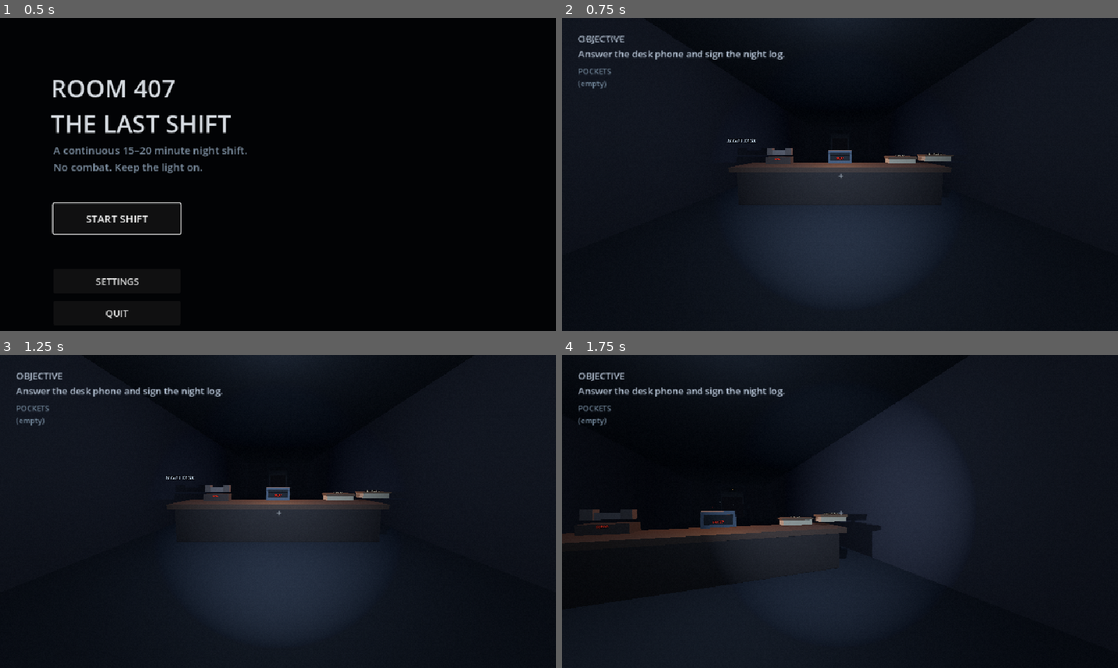
Above: before the commit, frames 1-4 (two rows, left to right).
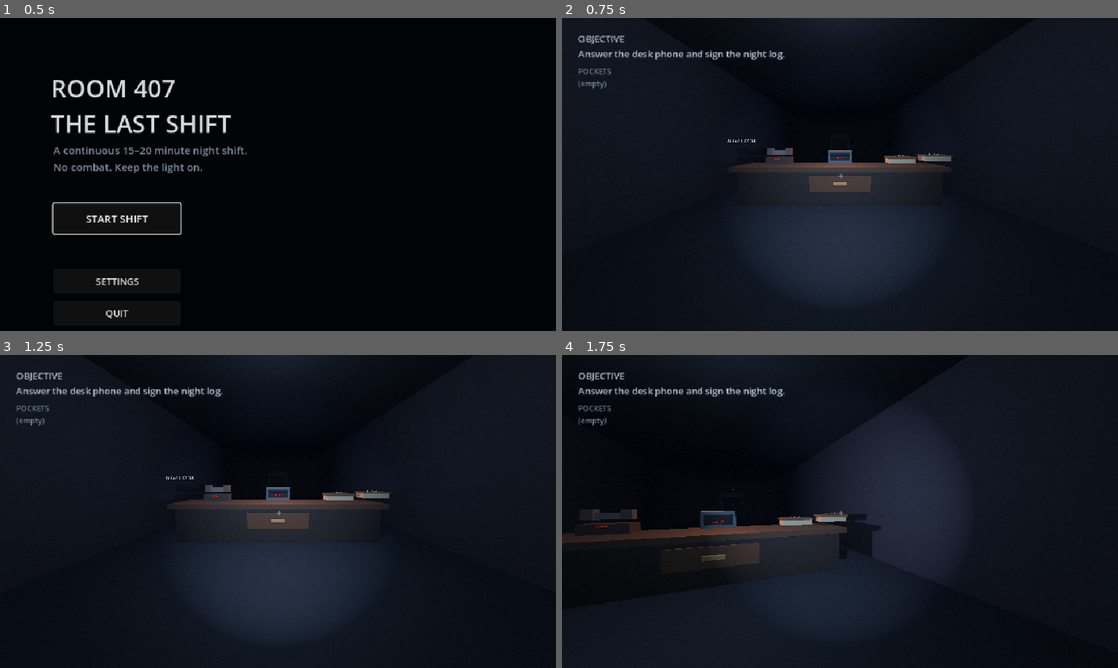
Above: after the commit, the same moments.

Repository: JasonTM17/Horror_Game_Funny
Game: Godot game, scene res://scenes/boot/boot.tscn
Two runs of this game, one before a commit and one after it. Both use one fixed random seed, a clock stepped at 60 frames per second and the inputs below.
Inputs (mouse positions are in pixels of both pictures, inside the frame that each line leads up to):
- Up to frame 1 (0.5 s): no input
- Up to frame 2 (0.75 s): click "START SHIFT" at 0.5 s
- Up to frame 3 (1.25 s): no input
- Up to frame 4 (1.75 s): tap Enter at 1.25 s; move the mouse to (867, 511) at 1.27 s; hold W (move_forward) from 1.28 s (still down); hold E (interact) from 1.28 s (still down)

Frame 1 is identical in both runs. In frame 2, 0.6% of the frame differs, in the area x 44-56%, y 50-56%; in frame 3, 0.6%; in frame 4, 0.4%.

Commit message:
feat(interaction): add environmental responses

Diff:
--- /dev/null
+++ b/scripts/interaction/atmospheric-door-interactable.gd
@@ -0,0 +1,20 @@
+class_name AtmosphericDoorInteractable
+extends Interactable
+
+@export var response_text := "The handle is painted onto the door. It was never meant to open."
+var _tone_id := ""
+
+func _ready() -> void:
+	_tone_id = "atmospheric_door_%d" % get_instance_id()
+
+func interact(actor: Node) -> bool:
+	feedback_text = response_text
+	if not super.interact(actor):
+		return false
+	AudioManager.stop_tone(_tone_id)
+	AudioManager.play_spatial_tone(self, _tone_id, 71.0, 0.24, -18.0)
+	return true
+
+func _exit_tree() -> void:
+	if not _tone_id.is_empty():
+		AudioManager.stop_tone(_tone_id)
--- /dev/null
+++ b/scripts/interaction/drawer-interactable.gd
@@ -0,0 +1,83 @@
+class_name DrawerInteractable
+extends Interactable
+
+@export var open_offset := Vector3(0, 0, 0.62)
+@export_range(0.1, 1.5, 0.05) var motion_duration := 0.45
+@export_range(0.0, 3.0, 0.05) var motion_sweep_radius := 1.45
+@export var open_feedback := "The drawer is empty. 00:07 is scratched into the wood."
+@export var close_feedback := "The drawer slides shut."
+
+var is_open := false
+var _moving := false
+var _closed_position := Vector3.ZERO
+var _tone_id := ""
+var _motion_actor: Node
+var _motion_lock_reason := ""
+
+func _ready() -> void:
+	_closed_position = position
+	_tone_id = "drawer_%d" % get_instance_id()
+
+func get_prompt(actor: Node) -> String:
+	if not interaction_enabled or _cooldown_left > 0.0 or _moving:
+		return ""
+	if _actor_blocks_motion(actor):
+		return "Step back to use drawer"
+	return "[E] Close desk drawer" if is_open else "[E] Open desk drawer"
+
+func interact(actor: Node) -> bool:
+	if not interaction_enabled or _cooldown_left > 0.0 or _moving:
+		return false
+	if _actor_blocks_motion(actor):
+		feedback_text = "Step back before moving the drawer."
+		_cooldown_left = cooldown
+		_play_motion_tone(false)
+		return true
+	var target_open := not is_open
+	_moving = true
+	_cooldown_left = cooldown
+	feedback_text = open_feedback if target_open else close_feedback
+	interacted.emit(actor)
+	_play_motion_tone(target_open)
+	_lock_actor_movement(actor)
+	var target_position := _closed_position + open_offset if target_open else _closed_position
+	var tween := create_tween()
+	tween.tween_property(self, "position", target_position, motion_duration).set_trans(Tween.TRANS_SINE).set_ease(Tween.EASE_IN_OUT)
+	tween.finished.connect(func() -> void:
+		is_open = target_open
+		_moving = false
+		_release_actor_movement()
+	)
+	return true
+
+func _actor_blocks_motion(actor: Node) -> bool:
+	if motion_sweep_radius <= 0.0 or not actor is Node3D or not is_instance_valid(actor):
+		return false
+	var actor_3d := actor as Node3D
+	var horizontal_offset := Vector2(
+		actor_3d.global_position.x - global_position.x,
+		actor_3d.global_position.z - global_position.z
+	)
+	return horizontal_offset.length() < motion_sweep_radius
+
+func _lock_actor_movement(actor: Node) -> void:
+	if not is_instance_valid(actor) or not actor.has_method("set_movement_locked"):
+		return
+	_motion_actor = actor
+	_motion_lock_reason = "drawer_motion_%d" % get_instance_id()
+	_motion_actor.call("set_movement_locked", _motion_lock_reason, true)
+
+func _release_actor_movement() -> void:
+	if is_instance_valid(_motion_actor) and _motion_actor.has_method("set_movement_locked"):
+		_motion_actor.call("set_movement_locked", _motion_lock_reason, false)
+	_motion_actor = null
+	_motion_lock_reason = ""
+
+func _play_motion_tone(opening: bool) -> void:
+	AudioManager.stop_tone(_tone_id)
+	AudioManager.play_spatial_tone(self, _tone_id, 132.0 if opening else 104.0, 0.28, -22.0)
+
+func _exit_tree() -> void:
+	_release_actor_movement()
+	if not _tone_id.is_empty():
+		AudioManager.stop_tone(_tone_id)
--- a/scripts/world/continuous-story-layout.gd
+++ b/scripts/world/continuous-story-layout.gd
@@ -3,6 +3,8 @@
 
 const STORY_SCRIPT := preload("res://scripts/interaction/story-interactable.gd")
 const DOOR_SCRIPT := preload("res://scripts/interaction/door-interactable.gd")
+const DRAWER_SCRIPT := preload("res://scripts/interaction/drawer-interactable.gd")
+const ATMOSPHERIC_DOOR_SCRIPT := preload("res://scripts/interaction/atmospheric-door-interactable.gd")
 const PROP_VISUALS := preload("res://scripts/world/story-prop-visual-builder.gd")
 
 static func build(director: Node3D) -> void:
@@ -10,6 +12,7 @@
 	_add_story(director, "desk_clock", Vector3(0.0, 1.18, WorldLayout.LOBBY_PROP_Z - 0.42), "Read the stopped desk clock", Color(0.22, 0.25, 0.28))
 	_add_story(director, "lobby_register", Vector3(2.8, 1.18, WorldLayout.LOBBY_PROP_Z - 0.18), "Read the night register", Color(0.29, 0.21, 0.14))
 	_add_story(director, "logbook", Vector3(1.8, 1.12, WorldLayout.LOBBY_PROP_Z - 0.25), "Sign the night log", Color(0.25, 0.18, 0.12))
+	_add_lobby_drawer(director)
 	_add_door(
 		director,
 		"floor_door",
@@ -21,6 +24,7 @@
 		true
 	)
 	_add_story(director, "floor_notice", Vector3(-2.8, 1.15, WorldLayout.FLOOR_DOOR_Z - 8.0), "Read the maintenance notice", Color(0.32, 0.3, 0.24))
+	_add_false_door_interaction(director)
 	_add_story(director, "fuse_pickup", Vector3(2.3, 0.45, WorldLayout.FUSE_PICKUP_Z), "Take the spare fuse", Color(0.74, 0.55, 0.2))
 	_add_story(director, "fuse_box", Vector3(-2.8, 1.15, WorldLayout.FUSE_BOX_Z), "Open the fuse box", Color(0.2, 0.22, 0.24))
 	_add_door(director, "power_door", Vector3(0, 1.25, WorldLayout.POWER_DOOR_Z), "power_stable", -92.0)
@@ -104,3 +108,58 @@
 	collider.size = Vector3(7.4, 2.5, 0.22)
 	shape.shape = collider
 	gate.add_child(shape)
+
+static func _add_lobby_drawer(director: Node3D) -> void:
+	var drawer := DRAWER_SCRIPT.new() as DrawerInteractable
+	drawer.name = "night_desk_drawer"
+	drawer.position = Vector3(0, 0.56, WorldLayout.LOBBY_PROP_Z + 0.45)
+	drawer.collision_layer = 4
+	drawer.collision_mask = 0
+	drawer.cooldown = 0.55
+	director.add_child(drawer)
+	var mesh := MeshInstance3D.new()
+	mesh.name = "DrawerBody"
+	var box := BoxMesh.new()
+	box.size = Vector3(1.45, 0.35, 0.68)
+	mesh.mesh = box
+	mesh.material_override = LevelGeometry.material(Color(0.16, 0.105, 0.07))
+	drawer.add_child(mesh)
+	var front := MeshInstance3D.new()
+	front.name = "DrawerFront"
+	var front_box := BoxMesh.new()
+	front_box.size = Vector3(1.55, 0.4, 0.08)
+	front.mesh = front_box
+	front.position = Vector3(0, 0, 0.38)
+	front.material_override = LevelGeometry.material(Color(0.23, 0.145, 0.085))
+	drawer.add_child(front)
+	var handle := MeshInstance3D.new()
+	handle.name = "DrawerHandle"
+	var handle_box := BoxMesh.new()
+	handle_box.size = Vector3(0.36, 0.08, 0.08)
+	handle.mesh = handle_box
+	handle.position = Vector3(0, 0, 0.46)
+	handle.material_override = LevelGeometry.material(Color(0.42, 0.34, 0.22))
+	drawer.add_child(handle)
+	var shape := CollisionShape3D.new()
+	shape.name = "DrawerCollider"
+	shape.position = Vector3(0, 0, 0.04)
+	var collider := BoxShape3D.new()
+	collider.size = Vector3(1.55, 0.4, 0.78)
+	shape.shape = collider
+	drawer.add_child(shape)
+
+static func _add_false_door_interaction(director: Node3D) -> void:
+	var false_door := ATMOSPHERIC_DOOR_SCRIPT.new() as AtmosphericDoorInteractable
+	false_door.name = "false_door"
+	false_door.position = Vector3(3.82, 1.3, -54.0)
+	false_door.prompt_text = "[E] Try the painted door"
+	false_door.collision_layer = 4
+	false_door.collision_mask = 0
+	false_door.cooldown = 0.8
+	director.add_child(false_door)
+	var shape := CollisionShape3D.new()
+	shape.name = "FalseDoorCollider"
+	var collider := BoxShape3D.new()
+	collider.size = Vector3(0.12, 2.6, 1.65)
+	shape.shape = collider
+	false_door.add_child(shape)
Not shown, added: scripts/interaction/atmospheric-door-interactable.gd.uid
Not shown, added: scripts/interaction/drawer-interactable.gd.uid
